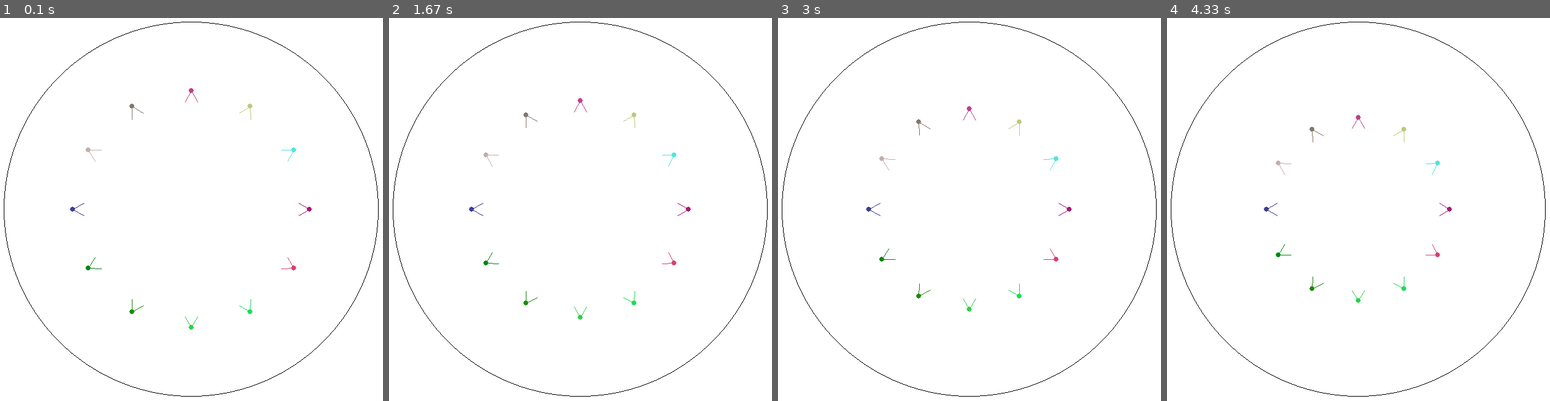
Above: before the commit, frames 1-4 (left to right).
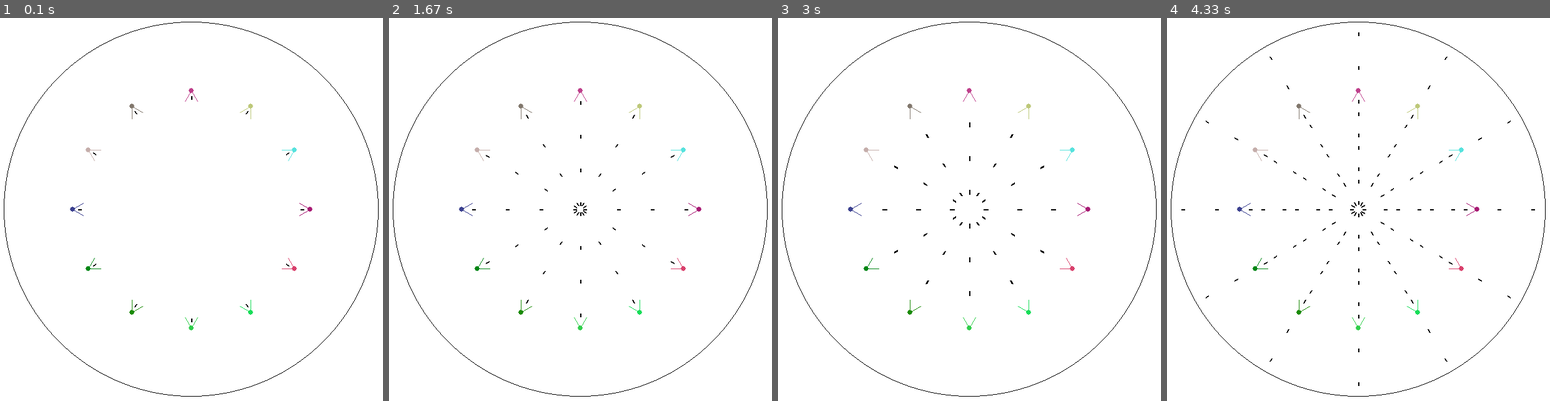
Above: after the commit, the same moments.

Repository: alech97/Genetic-Fighters
Game: pygame game, started from package/pygame_test.py
Two runs of this game, one before a commit and one after it. Both use one fixed random seed, a clock stepped at 60 frames per second and the inputs below.
Inputs:
- Up to frame 1 (0.1 s): no input
- Up to frame 2 (1.67 s): no input
- Up to frame 3 (3 s): no input
- Up to frame 4 (4.33 s): no input

The runs differ from the first frame. In frame 1, 0.1% of the frame differs, in the area x 19-82%, y 19-82%; in frame 2, 0.6%; in frame 3, 0.6%; in frame 4, 0.8%, in the area x 3-97%, y 3-97%.

Commit message:
v0.1.0 Changes to pygame implementation

Diff:
--- a/package/pygame_test.py
+++ b/package/pygame_test.py
@@ -8,23 +8,41 @@
 from pygame import display, time
 pygame.init()
 
+class Bullet():
+    def __init__(self, x, y, angle, vel, length):
+        self.p1 = (x, y)
+        self.p2 = (x + length * math.cos(angle), y + length * math.sin(angle))
+        self.angle = angle
+        self.vel = (vel * math.cos(angle), vel * math.sin(angle))
+
+    def get_p1(self):
+        return (int(self.p1[0]), int(self.p1[1]))
+
+    def get_p2(self):
+        return (int(self.p2[0]), int(self.p2[1]))
+
+    def move(self):
+        self.p1 = self.p1[0] + self.vel[0], self.p1[1] + self.vel[1]
+        self.p2 = self.p2[0] + self.vel[0], self.p2[1] + self.vel[1]
+        return self.p1, self.p2
+
+
 class Player():
     def __init__(self, x, y, angle, color):
         self.x = x
         self.y = y
         self.angle = angle
         self.color = color
-        self.vel = 10 #In pixels per second
+        self.weapon_reload = 0
 
     def get_point(self):
         return (int(self.x), int(self.y))
 
-    def update(self, ms_elapsed):
-        vel = self.vel * ms_elapsed / 1000
-        self.x, self.y = (
-            self.x + vel * math.cos(self.angle),
-            self.y + vel * math.sin(self.angle))
-        return self.get_point()
+    def make_turn(self, action, mag):
+        #IF FIRE IS CHOSEN, RETURNS BULLET, ELSE POINTS
+        self.weapon_reload -= 1
+        if action:
+            return getattr(self, action)(mag)
 
     def get_sightline_array(self, angle_diff):
         point_list = []
@@ -35,6 +53,25 @@
             (self.x, self.y), self.angle + angle_diff, 20))
         return point_list
 
+    def move(self, dis):
+        self.x, self.y = (
+            self.x + dis * math.cos(self.angle),
+            self.y + dis * math.sin(self.angle))
+
+    def turn(self, angle):
+        self.angle += angle
+
+    def fire(self, reload_ticks):
+        if self.weapon_reload <= 0:
+            self.weapon_reload = reload_ticks
+            return Bullet(self.x, self.y, self.angle, .9, 5)
+
+def check_bullet_overlap(bullet_list):
+    range_list = sorted([(bullet.get_p1(), bullet.get_p2(), bullet) for bullet in bullet_list], key=lambda tup: tup[0][0])
+
+
+
+
 #Options
 vals = {
     'boundary':300,
@@ -43,7 +80,11 @@
     'player_radius':4,
     'num_players':12,
     'player_start_radius': 190,
-    'sightline_angle': 30 * (math.pi / 180)
+    'sightline_angle': 30 * (math.pi / 180),
+    'reload_turns': .5,
+    'fps':120,
+    'bullet_length': 4,
+    'bullet_width': 2
     }
 
 #Screen
@@ -91,10 +132,27 @@
 
     #Draw Players
     for player in players:
-        pygame.draw.circle(screen, player.color, player.update(ms_elapsed), vals['player_radius'], 0)
-        pygame.draw.lines(screen, player.color, False, player.get_sightline_array(vals['sightline_angle']), 1)
+        #TODO: implement very efficient distance estimator to determine if out of bounds
+        return_value = player.make_turn('fire', vals['fps'] * vals['reload_turns'])
+        if type(return_value).__name__ == 'Bullet':
+            pygame.draw.circle(screen, player.color, (player.x, player.y), vals['player_radius'], 0)
+            pygame.draw.lines(screen, player.color, False, player.get_sightline_array(vals['sightline_angle']), 1)
+            bullets.append(return_value)
+        elif type(return_value) is tuple:
+            pygame.draw.circle(screen, player.color, return_value, vals['player_radius'], 0)
+            pygame.draw.lines(screen, player.color, False, player.get_sightline_array(vals['sightline_angle']), 1)
+        else:
+            pygame.draw.circle(screen, player.color, (player.x, player.y), vals['player_radius'], 0)
+            pygame.draw.lines(screen, player.color, False, player.get_sightline_array(vals['sightline_angle']), 1)
+
+    #Draw Bullets
+    for bullet in bullets:
+        bullet.move()
+        if not spmath.quick_in_range(center, bullet.get_p2(), vals['boundary']):
+            bullets.remove(bullet)
+        else:
+            pygame.draw.line(screen, 0, bullet.get_p1(), bullet.get_p2(), vals['bullet_width'])
 
     #Update display
-    ms_elapsed = clock.tick(120)
-    print(ms_elapsed)
+    ms_elapsed = clock.tick(vals['fps'])
     display.flip()
--- a/package/special_math.py
+++ b/package/special_math.py
@@ -12,6 +12,13 @@
         round(math.cos(angle_radians) * distance + pos[0]),
         round(math.sin(angle_radians) * distance + pos[1]))
 
+def quick_in_range(center, point, dis):
+    if point[0] >= center[0] - dis and point[0] <= center[0] + dis and \
+        point[1] >= center[1] - dis and point[1] <= center[1] + dis:
+        return dist_between_point(center, point) <= dis
+    return False
+
+
 def cross_product(self, point1, point2):
     return point1.getX() * point2.getY() - point1.getY() * point2.getX()
 
@@ -25,7 +32,7 @@
             -1*(p1.getX() * p2.getY() - p2.getX() * p1.getY()))
 
 def dist_between_point(p1, p2):
-    return math.sqrt(math.pow((p2.getX() - p1.getX()), 2) + math.pow(p2.getY() - p1.getY(), 2))
+    return math.sqrt(math.pow((p2[0] - p1[0]), 2) + math.pow(p2[1] - p1[1], 2))
 
 #TODO: Find better version of this that doesnt binary search
 def lineseg_intersects_circle(p1, p2, center, radius):
